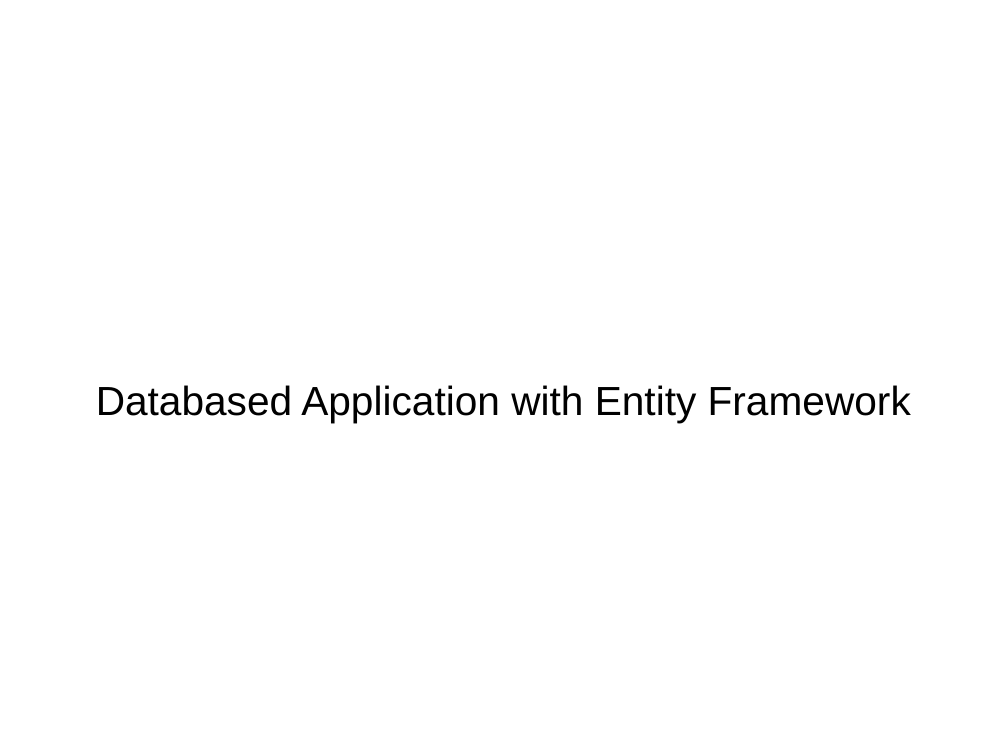
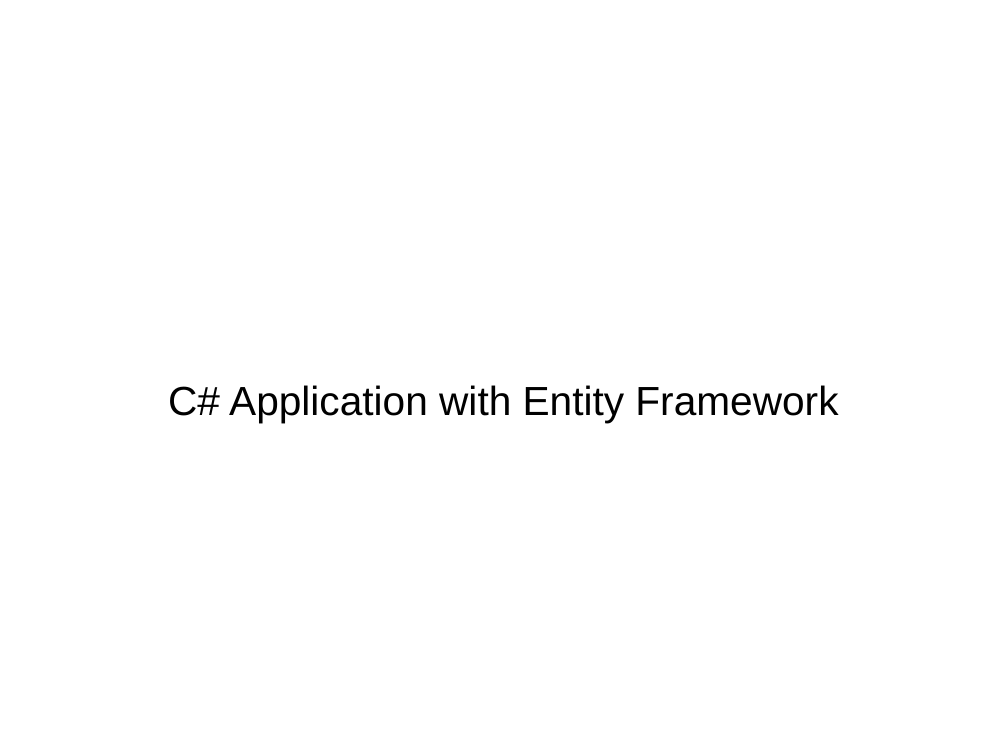
Before and after one commit to niks-in-the-hub/ORM-Entity-Framework-with-C-, a slide deck: slide 1 of csharp_application_with_entity_framework.pptx. Drawn at 1008x756 pixels with LibreOffice and Linux fonts; fonts in the diff are those of the drawing; background and template pictures are left out. Boxes give left, top, right and bottom in pixels: in the first picture for what was removed or moved away, otherwise in the second. Text is boxed around its words. In the diff, an @@ line names an element or a change of style, - is before the commit and + after.

```diff
--- a/csharp_application_with_entity_framework.pptx
+++ b/csharp_application_with_entity_framework.pptx
@@ text at <box>168,385,838,423</box>: text changed @@
-Databased Application with Entity Framework
+C# Application with Entity Framework
```
Also in this commit, not shown: 2 slides added.
